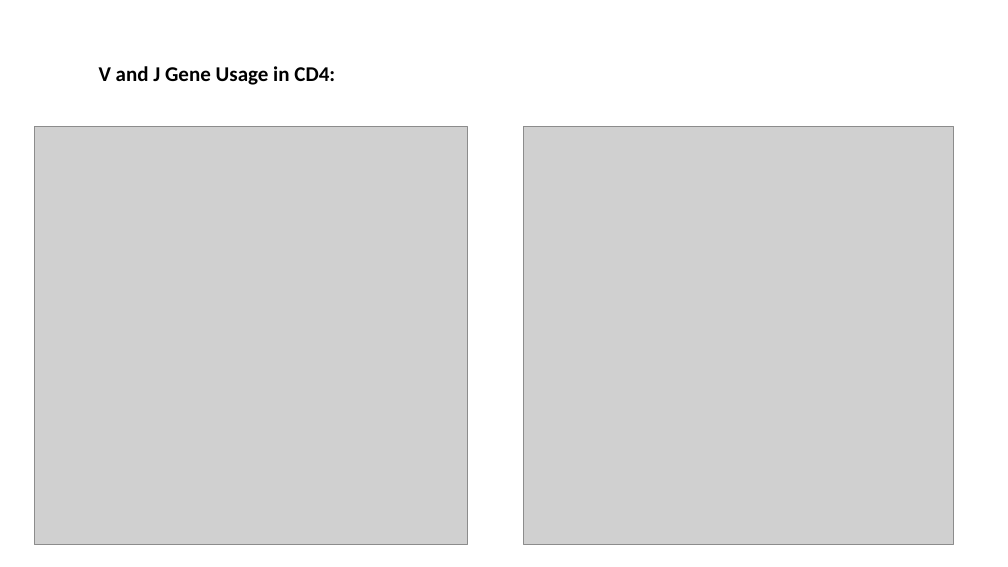
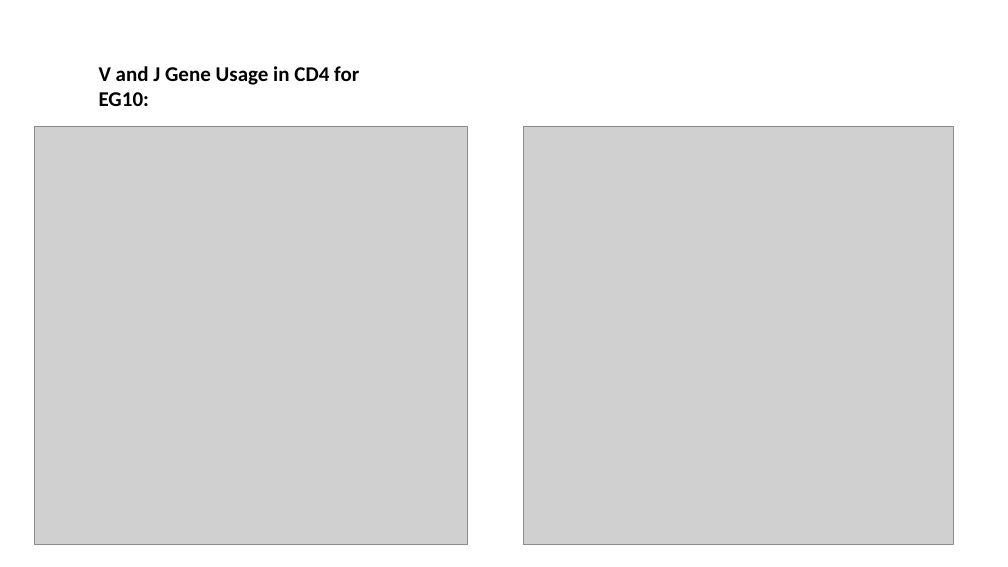
Before and after one commit to innate2adaptive/tcRIP, a slide deck: slide 8 of presentations/algorithm_overview.pptx. Drawn at 1008x567 pixels with LibreOffice and Linux fonts; fonts in the diff are those of the drawing; grey boxes stand for pictures. Boxes give left, top, right and bottom in pixels: in the first picture for what was removed or moved away, otherwise in the second. Text is boxed around its words. In the diff, an @@ line names an element or a change of style, - is before the commit and + after.

```diff
--- a/presentations/algorithm_overview.pptx
+++ b/presentations/algorithm_overview.pptx
@@ text at [99, 66, 359, 106]: text changed @@
-V and J Gene Usage in CD4:
+V and J Gene Usage in CD4 for EG10:
```
Also in this commit, not shown: 2 other slides changed, 6 slides added, 11 other files.
